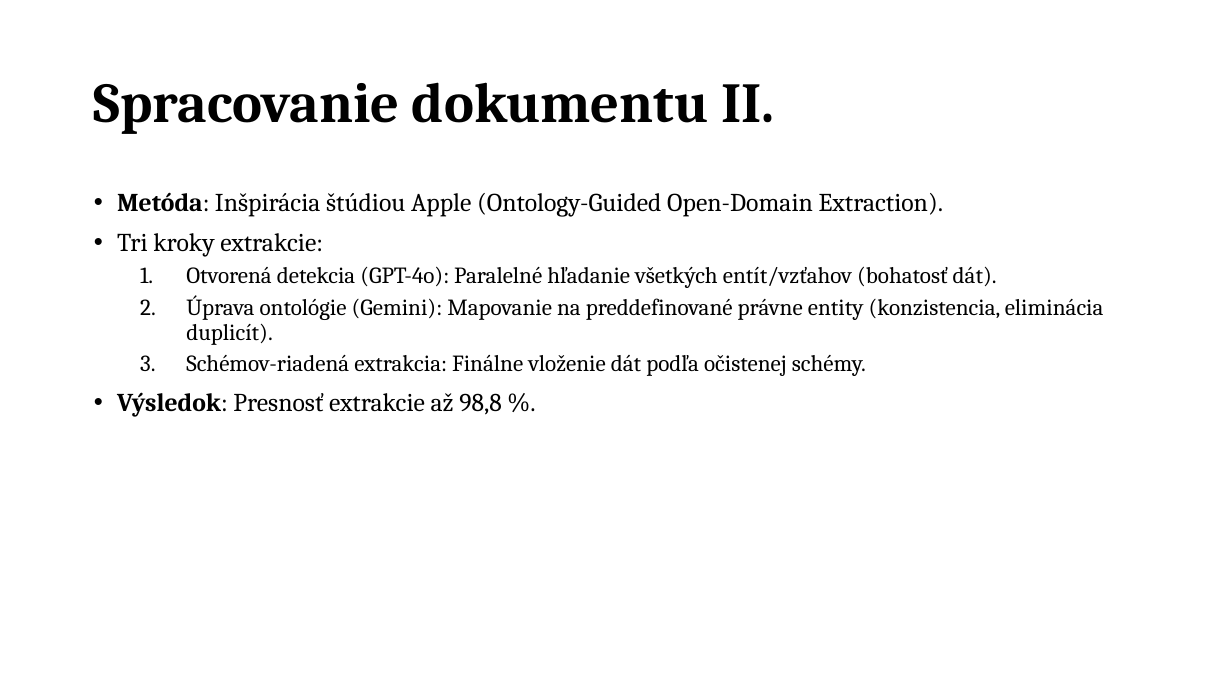
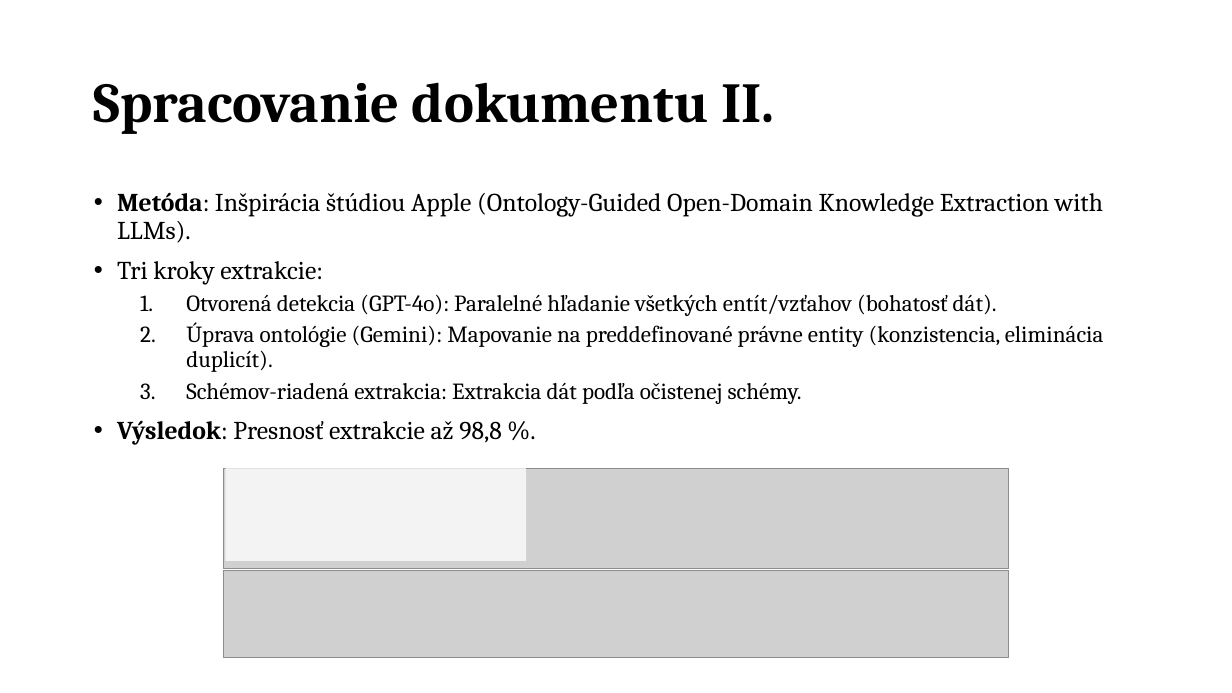
Before and after one commit to samuelbagin1/llm-knowledge-graph, a slide deck: slide 5 of presentations/Využitie LLM pre analýzu právnych dokumentov nove.pptx. Drawn at 1232x693 pixels with LibreOffice and Linux fonts; fonts in the diff are those of the drawing; grey boxes stand for pictures. Boxes give left, top, right and bottom in pixels: in the first picture for what was removed or moved away, otherwise in the second. Text is boxed around its words. In the diff, an @@ line names an element or a change of style, - is before the commit and + after.

Commit message:
added: presentation

```diff
--- a/presentations/Využitie LLM pre analýzu právnych dokumentov nove.pptx
+++ b/presentations/Využitie LLM pre analýzu právnych dokumentov nove.pptx
@@ text at (117,192,1103,243): text changed @@
-• Metóda: Inšpirácia štúdiou Apple (Ontology-Guided Open-Domain Extraction).
+• Metóda: Inšpirácia štúdiou Apple (Ontology-Guided Open-Domain Knowledge Extraction with LLMs).
@@ text at (186,383,802,404): text changed @@
-  3. Schémov-riadená extrakcia: Finálne vloženie dát podľa očistenej schémy.
+  3. Schémov-riadená extrakcia: Extrakcia dát podľa očistenej schémy.
@@ picture added at (224,469,1009,569) @@
@@ rectangle added at (226,455,526,561), fill #FFFFFF at 75% opacity @@
@@ picture added at (224,571,1009,658) @@
```
Also in this commit, not shown: 7 other slides changed, 2 slides added, 3 other files.
